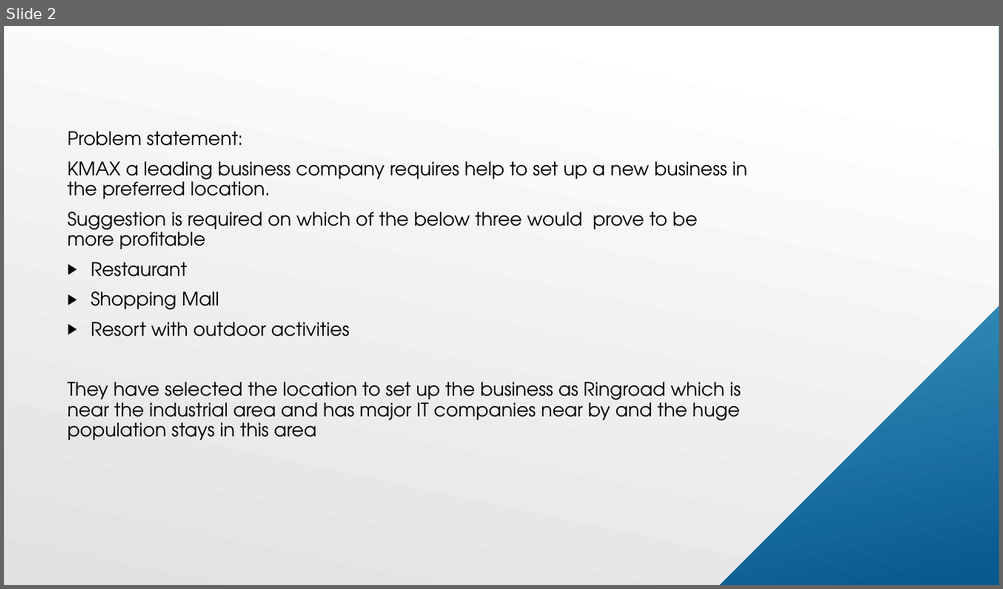
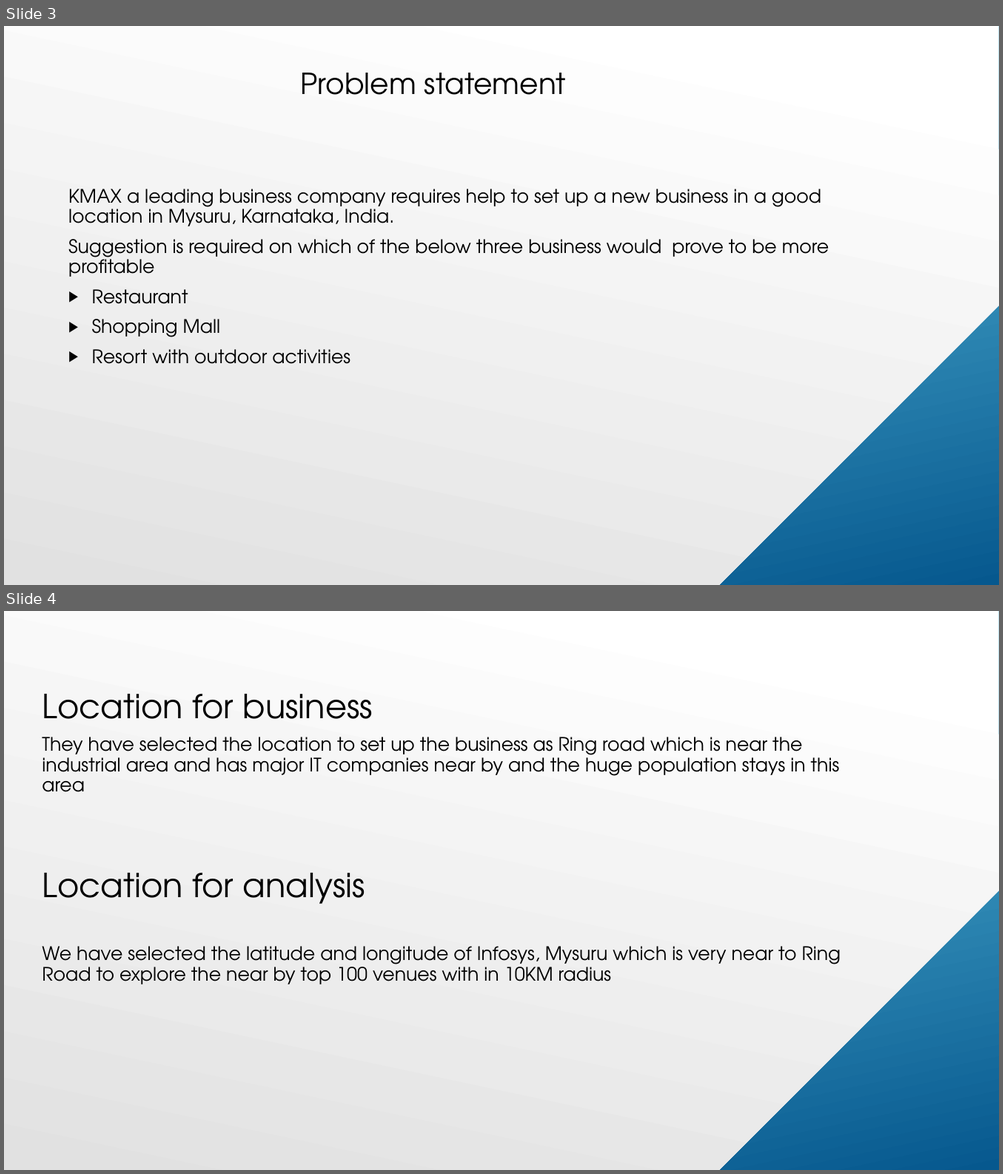
Before and after one commit to kaarthikha/Learn, a slide deck: Predict THE PROJECT.pptx. Shown one above the other, each under a label of ours: slide 2 before the commit, slides 3 and 4 after it. The pictures are 1003x589 and 1003x1174 pixels, drawn with LibreOffice and Linux fonts; fonts in the diff are those of the drawing. Boxes give left, top, right and bottom in pixels: in the first picture for what was removed or moved away, otherwise in the second. Text is boxed around its words. In the diff, an @@ line names an element or a change of style, - is before the commit and + after.

```diff
--- a/Predict THE PROJECT.pptx
+++ b/Predict THE PROJECT.pptx
@@ slide 4 added at bbox=[4, 611, 999, 1170], background gradient #FFFFFF to #E1E1E1; not listed: 5 template elements that a slide beside it also shows @@
@@ rectangle added at bbox=[4, 611, 999, 1170], fill gradient #6ED2EB to #06588E @@
@@ snip rect added at bbox=[4, 611, 999, 1170], fill gradient #FFFFFF to #E1E1E1 @@
@@ text added at bbox=[42, 694, 841, 985], 18 pt, text #000000 @@
+Location for business
+They have selected the location to set up the business as Ring road which is near the industrial area and has major IT companies near by and the huge population stays in this area
+Location for analysis
+We have selected the latitude and longitude of Infosys, Mysuru which is very near to Ring Road to explore the near by top 100 venues with in 10KM radius
@@ what was slide 2 is now slide 3 @@
@@ slide 3 changed as well @@
@@ text "KMAX a leading business company ...": place and size @@
-text "KMAX a leading business company ..." at bbox=[68, 131, 747, 440]
+text "KMAX a leading business company ..." at bbox=[68, 189, 828, 364]
@@ text added at bbox=[301, 73, 566, 95], 28 pt, text #000000 @@
+Problem statement
@@ text at bbox=[68, 189, 828, 277]: text changed @@
-Problem statement:
-KMAX a leading business company requires help to set up a new business in the preferred location.
-Suggestion is required on which of the below three would prove to be more profitable
+KMAX a leading business company requires help to set up a new business in a good location in Mysuru, Karnataka, India.
+Suggestion is required on which of the below three business would prove to be more profitable
@@ text at bbox=[68, 382, 740, 440]: paragraph removed @@
-They have selected the location to set up the business as Ringroad which is near the industrial area and has major IT companies near by and the huge population stays in this area
```
Also in this commit, not shown: 3 other slides changed, 8 other slides added, 3 slides removed.
